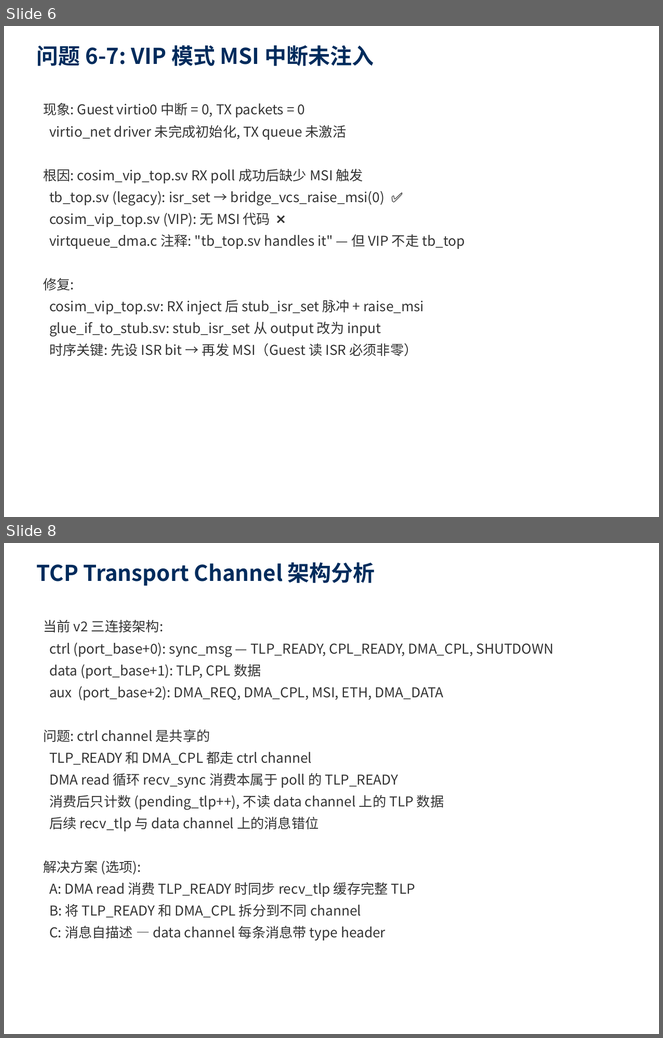
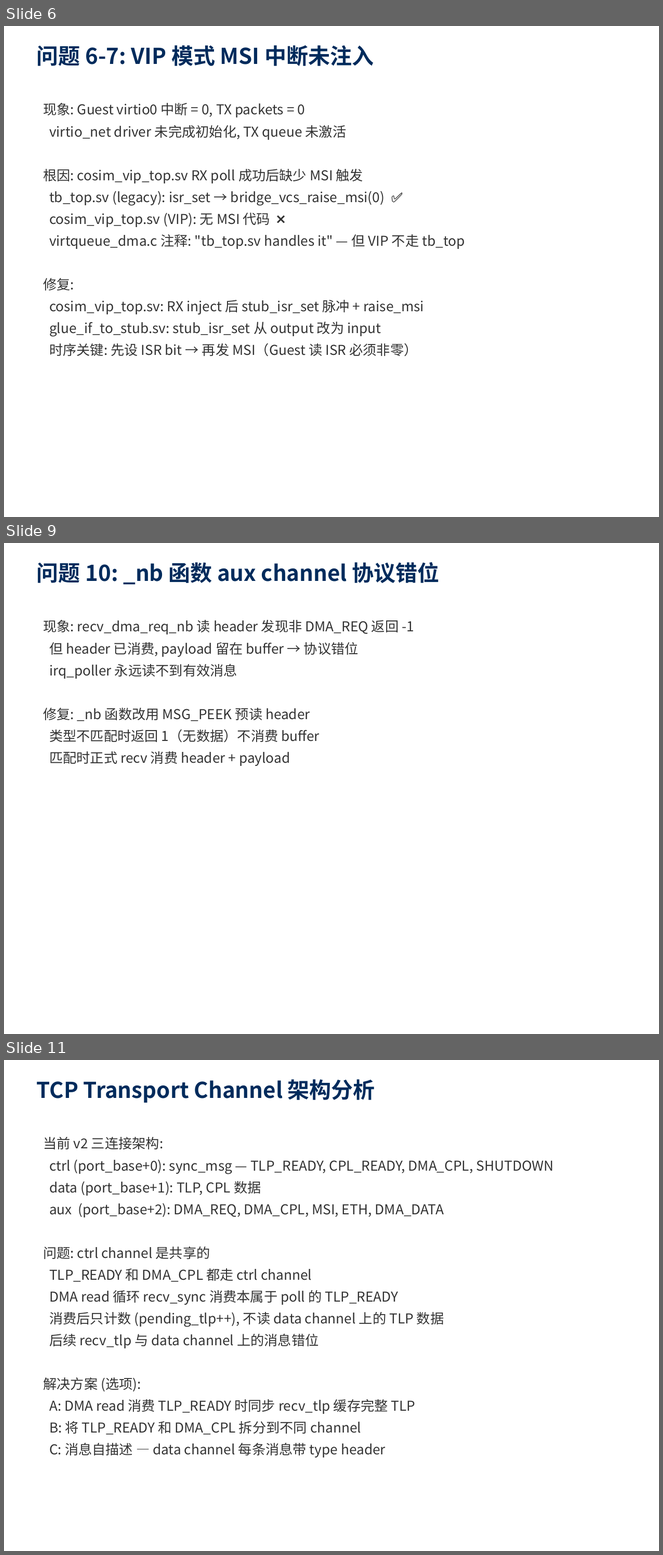
Before and after one commit to Beihang-yuting/QEMU_VCS, a slide deck: docs/cosim_issue_report.pptx. Shown one above the other, each under a label of ours: slides 6 and 8 before the commit, slides 6, 9 and 11 after it; the slides between them are not shown. The pictures are 663x1038 and 663x1555 pixels, drawn with LibreOffice and Linux fonts; fonts in the diff are those of the drawing. Boxes give left, top, right and bottom in pixels: in the first picture for what was removed or moved away, otherwise in the second. Text is boxed around its words. In the diff, an @@ line names an element or a change of style, - is before the commit and + after.

Commit message:
chore: 文档整理 + 问题报告 PPT 更新
- 将根目录 5 个 pptx/docx 移到 docs/ 目录
- 更新问题排查报告 PPT:
  - 新增问题 #9(NOTIFY冻结仿真) #10(_nb协议错位) #11(DMA write顺序)
  - 全部 11 个问题标记为已修复
  - 验证结果表更新为最新数据（33000+ TLP, 双向数据面打通）
  - 新增"数据面打通"结论 slide

```diff
--- a/docs/cosim_issue_report.pptx
+++ b/docs/cosim_issue_report.pptx
@@ slide 9 added at <box>4,543,659,1034</box>, background #FFFFFF @@
@@ text added at <box>37,562,440,585</box>, 24 pt, text #002B5C, bold @@
+问题 10: _nb 函数 aux channel 协议错位
@@ text added at <box>43,620,414,766</box>, 15 pt, text #333333 @@
+现象: recv_dma_req_nb 读 header 发现非 DMA_REQ 返回 -1
+但 header 已消费, payload 留在 buffer → 协议错位
+irq_poller 永远读不到有效消息
+修复: _nb 函数改用 MSG_PEEK 预读 header
+类型不匹配时返回 1（无数据）不消费 buffer
+匹配时正式 recv 消费 header + payload
@@ what was slide 8 is now slide 11 @@
```
Also in this commit, not shown: 4 slides changed, 3 other slides added, 1 slide removed, 9 other files.
